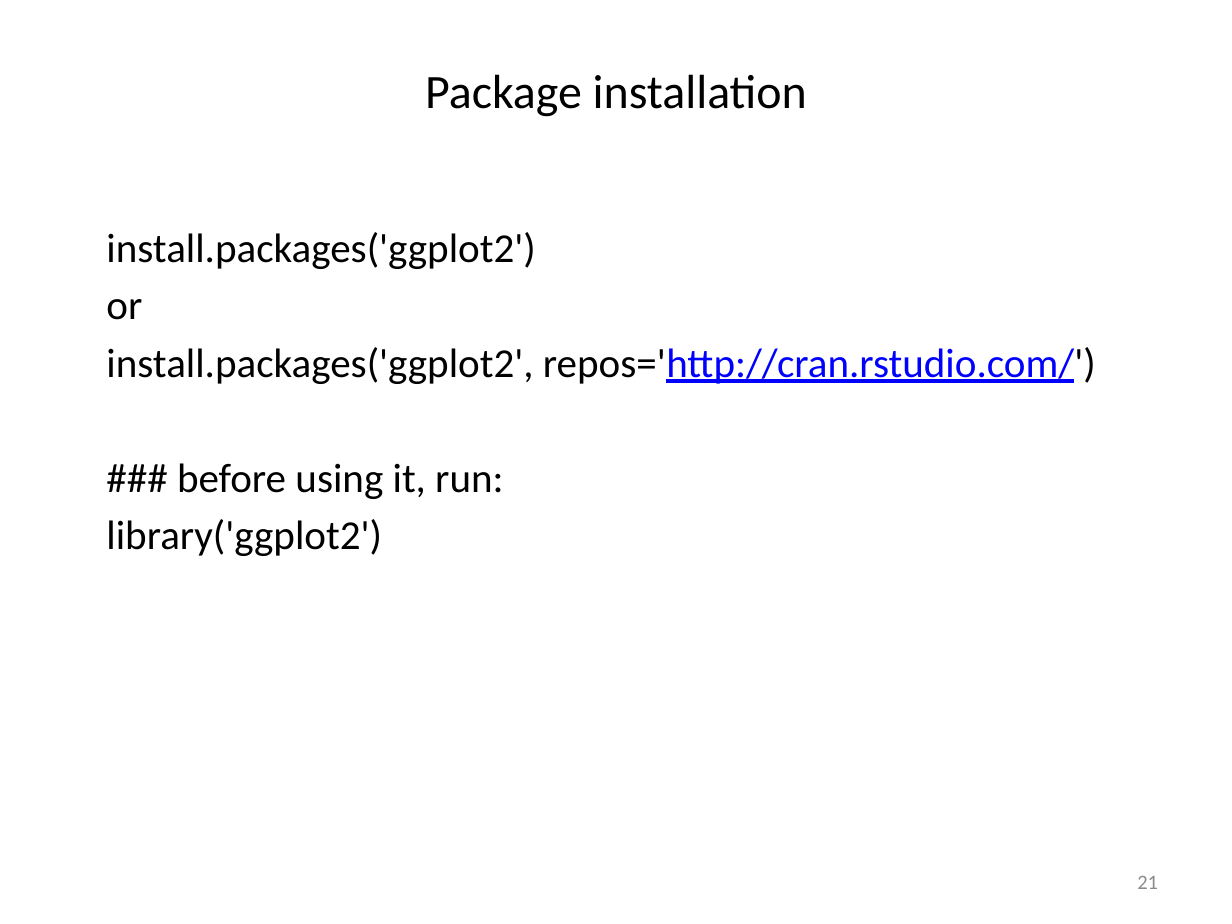
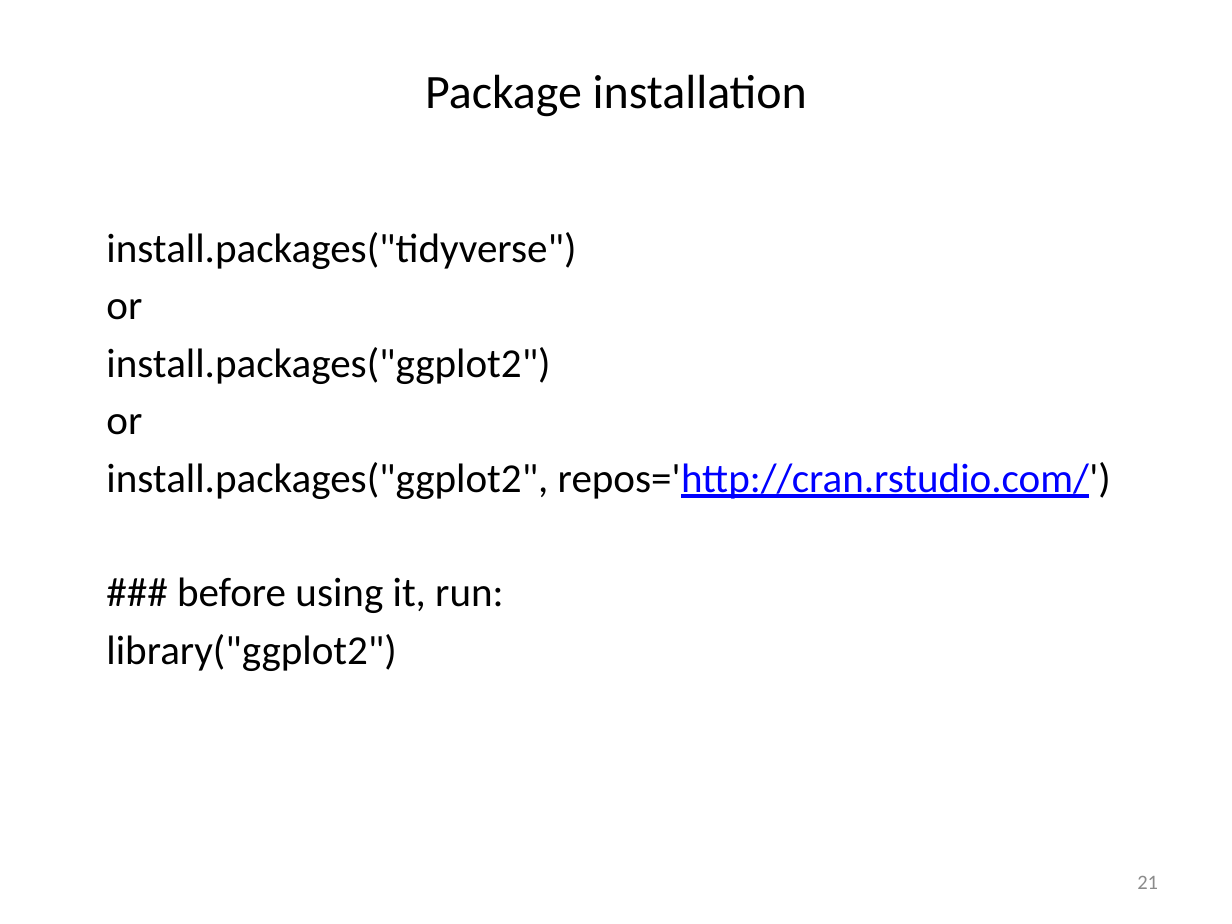
Before and after one commit to liu3zhenlab/teaching, a slide deck: slide 21 of PLPTH813Bioinformatis/2023/labs/lab03_R.pptx. Drawn at 1232x924 pixels with LibreOffice and Linux fonts; fonts in the diff are those of the drawing. Boxes give left, top, right and bottom in pixels: in the first picture for what was removed or moved away, otherwise in the second. Text is boxed around its words. In the diff, an @@ line names an element or a change of style, - is before the commit and + after.

```diff
--- a/PLPTH813Bioinformatis/2023/labs/lab03_R.pptx
+++ b/PLPTH813Bioinformatis/2023/labs/lab03_R.pptx
@@ text at [106, 232, 576, 269]: text changed @@
-install.packages('ggplot2')
+install.packages("tidyverse")
@@ text at [106, 347, 1111, 499]: text changed @@
-install.packages('ggplot2', repos='http://cran.rstudio.com/')
+install.packages("ggplot2")
+or
+install.packages("ggplot2", repos='http://cran.rstudio.com/')
@@ text at [106, 634, 396, 671]: text changed @@
-library('ggplot2')
+library("ggplot2")
```
Also in this commit, not shown: 3 other slides changed, 6 other files.
